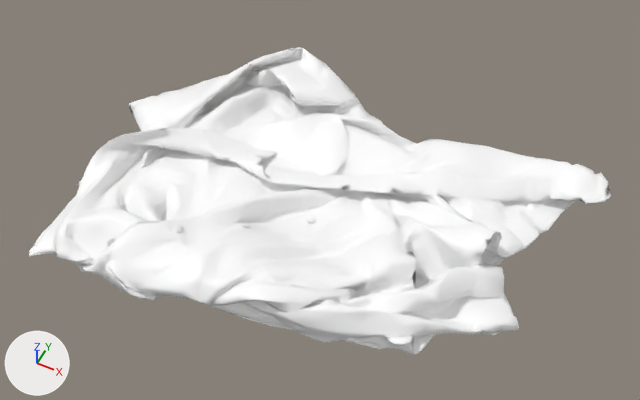
Before and after pictures for a commit that changed the FBX model Assets/05_Models/Props/Top_Off_1.fbx.
Rendered twice from a 50 mm camera at (0.656, -1.093, 1.415) aimed at (0.11, -0.001, 0.051). The axes (+X, +Y, +Z) are drawn at lower left. The lights are the same throughout. Where no turn or scale is listed for an object, it has been applied to the vertices.

The scene before the commit, as lines of its bpy script (objects in view):
```python
me_scene = bpy.data.meshes.new('Scene')
me_scene.from_pydata(...)  # 2427 vertices, 4744 faces; spans x -0.418..0.644, y -0.368..0.367, z -0.006..0.107
me_scene.materials.append(mat_jacket01)  # white #ffffff
ob_jacket01_lod1 = bpy.data.objects.new('Jacket01_LOD1', me_scene)
ob_jacket01_lod1.location = (0.0, 0.0, 0.0)
```
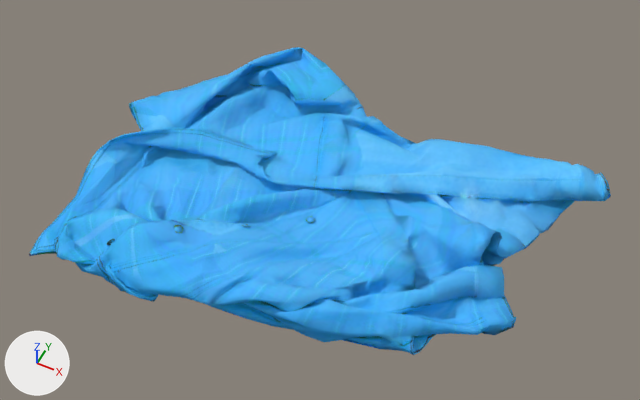
The newer file is also rescaled (x100.0), turned or shifted as a whole; pictures and numbers use the older file's frame.

Boxes (x1, y1, x2, y2) around the edits, measured in the pictures (640 x 400 px; the box of a moved part takes in the faces that stretch with it):
```json
{"part": 1, "of": "me_scene", "change": "moved or reshaped", "before": [29, 103, 519, 351], "after": [66, 103, 566, 355]}
{"part": 2, "of": "me_scene", "change": "deleted", "before": [534, 171, 604, 204]}
{"part": 3, "of": "me_scene", "change": "recoloured", "before": [29, 47, 611, 353], "after": [29, 47, 611, 353], "on screen": "white to blue"}
```

Edits to the scene script, one JSON object a line:
```json
{"op": "add", "block": "img_shirtoff_b_jpg", "code": ["img_shirtoff_b_jpg = load_image('ShirtOff_B.jpg', '../../04_Images/Textures/ShirtOff_B.jpg', 1024, 1024, 'sRGB')"]}
{"op": "add", "block": "mat_shirtskyblue", "code": ["mat_shirtskyblue = principled_material('ShirtSkyblue')", "mat_shirtskyblue.texture = img_shirtoff_b_jpg", "mat_shirtskyblue.roughness = 1.0"]}
{"block": "me_scene", "where": "# used by ob_jacket01_lod1; location = (0.0, 0.0, 0.0)"}
{"op": "remove", "block": "me_scene", "code": "me_scene.from_pydata(...)  # 2427 vertices, 4744 faces; spans x -0.418..0.644, y -0.368..0.367, z -0.006..0.107"}
{"op": "add", "block": "me_scene", "code": "me_scene.from_pydata(...)  # 2354 vertices, 4341 faces; spans x -0.418..0.644, y -0.368..0.367, z -0.006..0.107"}
{"block": "me_scene", "change": "me_scene part 1: 135 vertices removed from x -0.392..0.573, y -0.35..0.303, z -0.002..0.089; 79 vertices added at x -0.384..0.563, y -0.319..0.303, z -0.002..0.08"}
{"block": "me_scene", "change": "me_scene part 2: 17 vertices removed from x 0.507..0.61, y 0.233..0.274, z 0.033..0.055"}
{"block": "me_scene", "change": "me_scene part 3: 3987 faces spanning x -0.418..0.644, y -0.368..0.367, z -0.006..0.107 switch from mat_jacket01 (white #ffffff) to mat_shirtskyblue (picture img_shirtoff_b_jpg)"}
```
